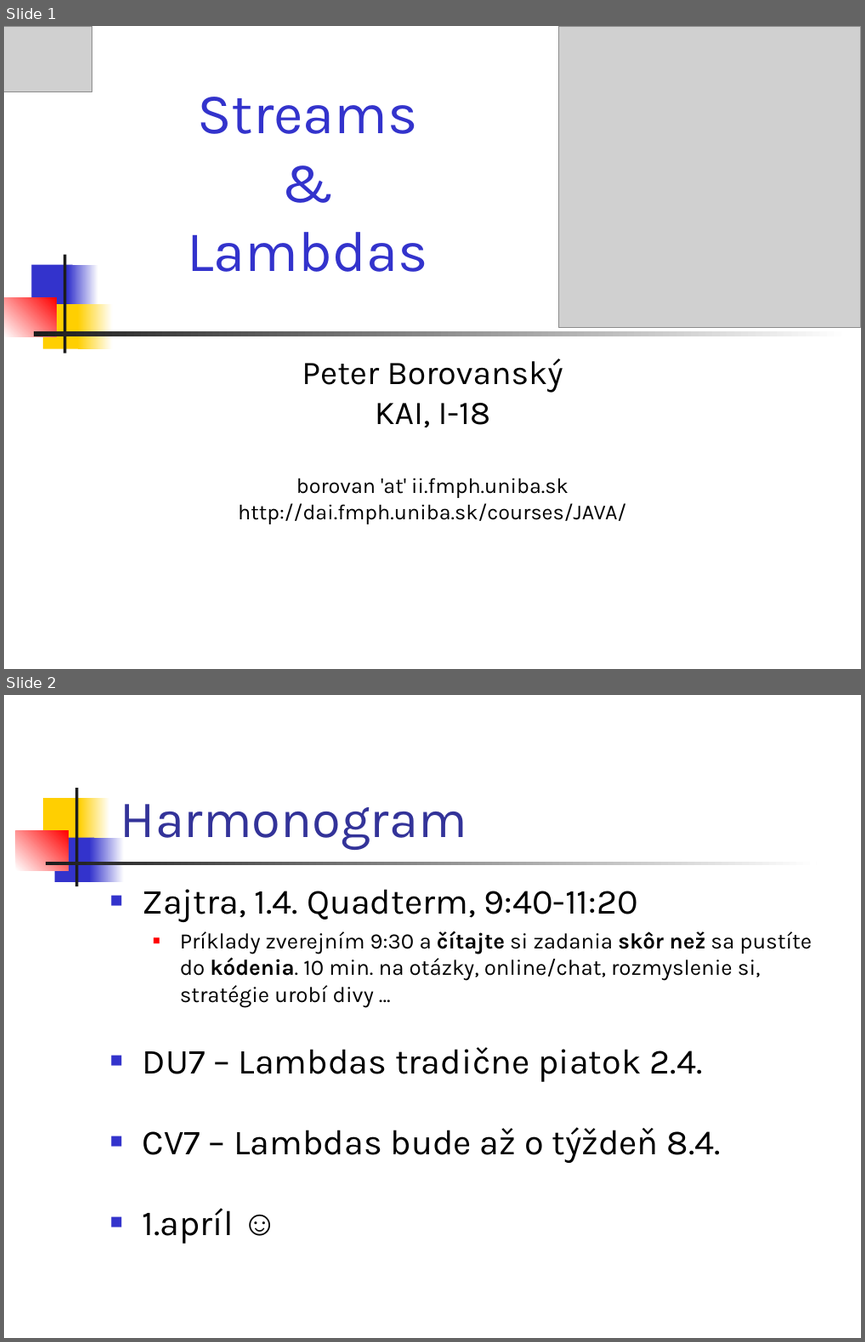
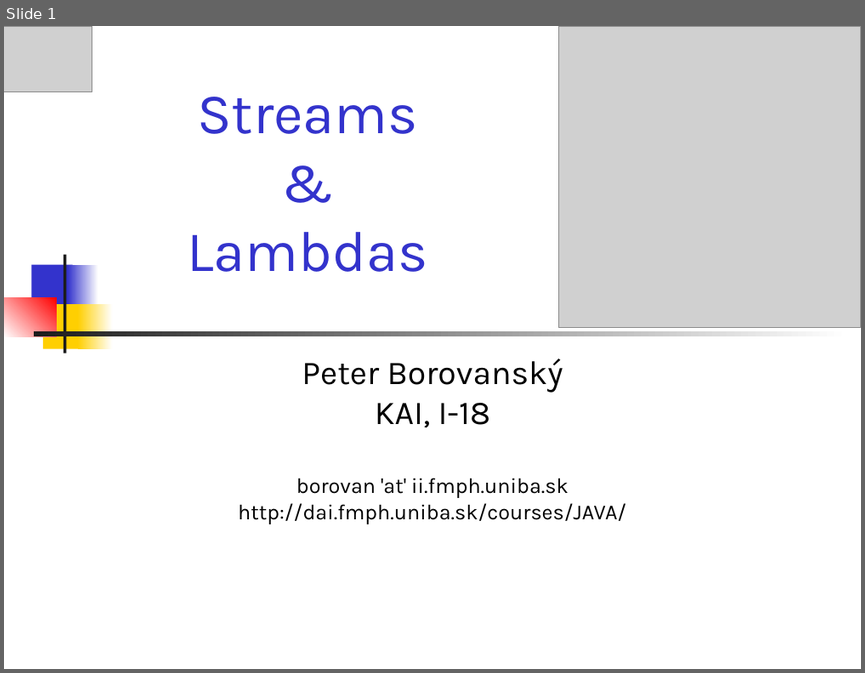
Before and after one commit to Programovanie4/Prednasky, a slide deck: 07/07_java.ppt. Shown one above the other, each under a label of ours: slides 1 and 2 before the commit, slide 1 after it. The pictures are 865x1342 and 865x673 pixels, drawn with LibreOffice and Linux fonts; fonts in the diff are those of the drawing; grey boxes stand for pictures. Boxes give left, top, right and bottom in pixels: in the first picture for what was removed or moved away, otherwise in the second. Text is boxed around its words. In the diff, an @@ line names an element or a change of style, - is before the commit and + after.

```diff
--- a/07/07_java.ppt
+++ b/07/07_java.ppt
@@ slide 2 removed at [4, 695, 861, 1338], background #FFFFFF @@
@@ rectangle removed at [75, 788, 78, 886] @@
@@ rectangle removed at [43, 798, 85, 842] @@
@@ rectangle removed at [80, 798, 110, 842] @@
@@ title removed at [120, 804, 467, 850] @@
-Harmonogram
@@ rectangle removed at [16, 830, 69, 870] @@
@@ rectangle removed at [54, 837, 94, 882] @@
@@ rectangle removed at [90, 837, 124, 882] @@
@@ rectangle removed at [45, 862, 817, 865] @@
@@ text removed at [143, 889, 812, 1243] @@
-■ Zajtra, 1.4. Quadterm, 9:40-11:20
-  ■ Príklady zverejním 9:30 a čítajte si zadania skôr než sa pustíte do kódenia. 10 min. na otázky, online/chat, rozmyslenie si, stratégie urobí divy ...
-■ DU7 – Lambdas tradične piatok 2.4.
-■ CV7 – Lambdas bude až o týždeň 8.4.
-■ 1.apríl ☺
```
Also in this commit, not shown: 3 slides changed, 5 other files.
